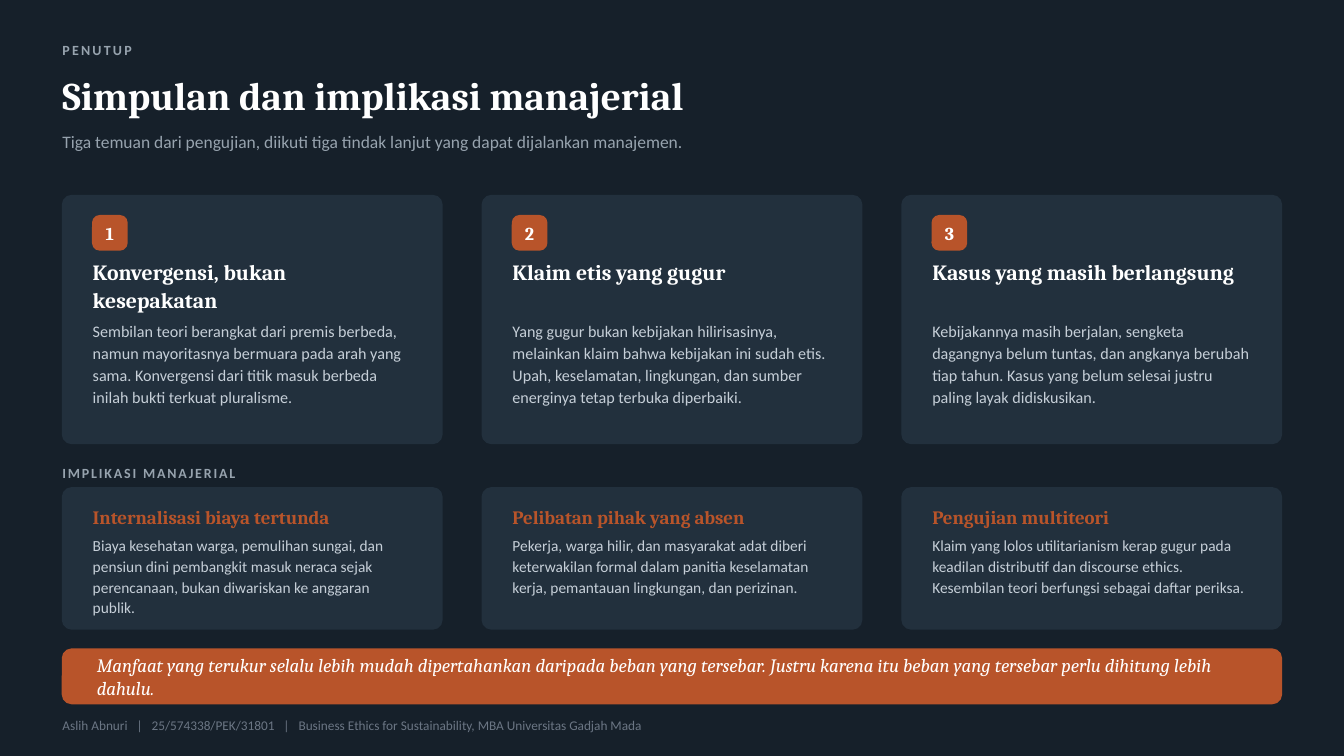
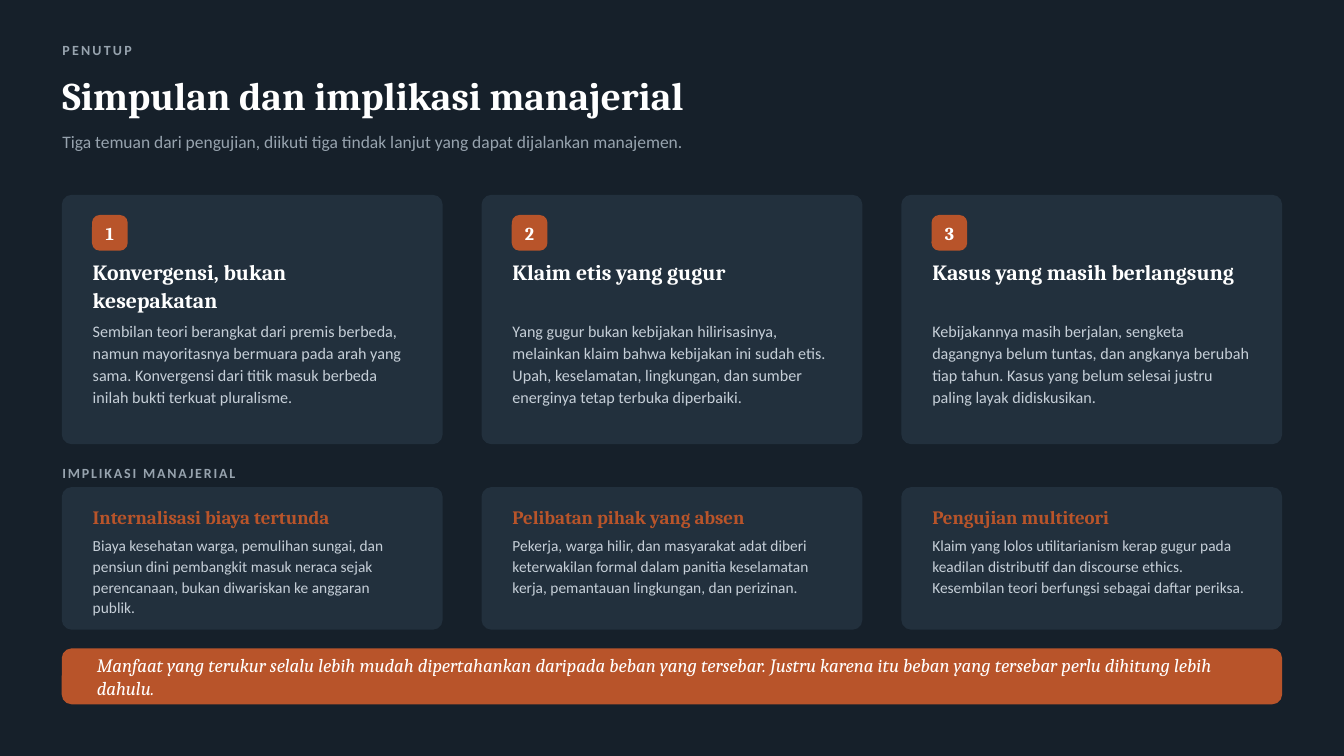
Before and after one commit to aslihabnuri/Dom-Manipulation, a slide deck: slide 20 of business-ethics/Evaluating-Business-Ethics-Hilirisasi-Nikel.pptx. Drawn at 1344x756 pixels with LibreOffice and Linux fonts; fonts in the diff are those of the drawing. Boxes give left, top, right and bottom in pixels: in the first picture for what was removed or moved away, otherwise in the second. Text is boxed around its words. In the diff, an @@ line names an element or a change of style, - is before the commit and + after.

```diff
--- a/business-ethics/Evaluating-Business-Ethics-Hilirisasi-Nikel.pptx
+++ b/business-ethics/Evaluating-Business-Ethics-Hilirisasi-Nikel.pptx
@@ text removed at (x1=62, y1=721, x2=641, y2=732) @@
-Aslih Abnuri | 25/574338/PEK/31801 | Business Ethics for Sustainability, MBA Universitas Gadjah Mada
```
Also in this commit, not shown: 1 other slide changed, 1 slide added, 2 other files.
